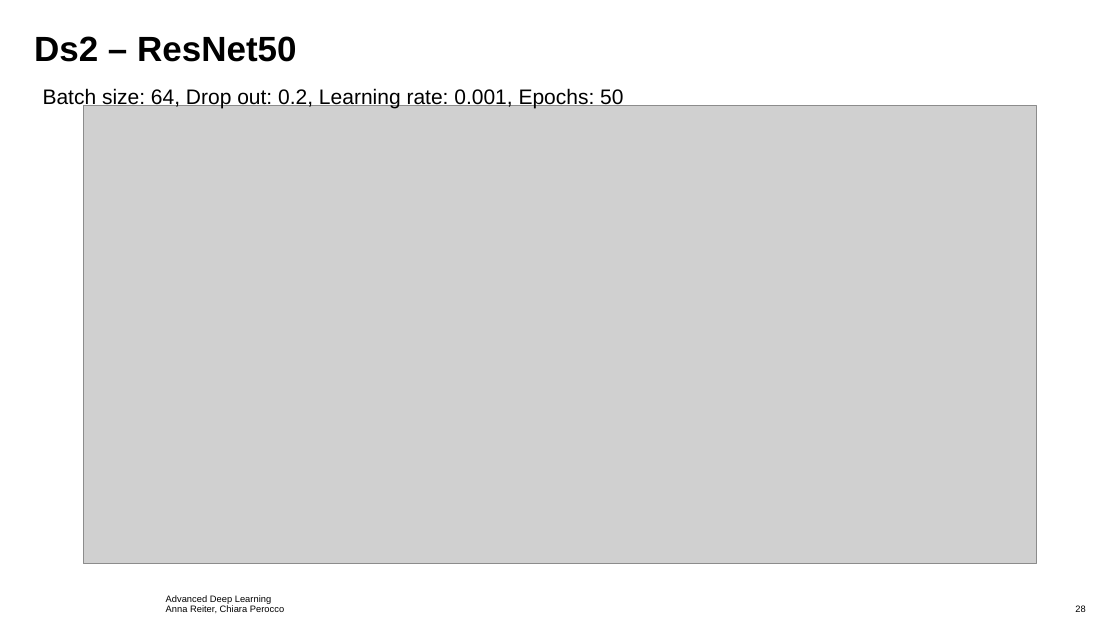
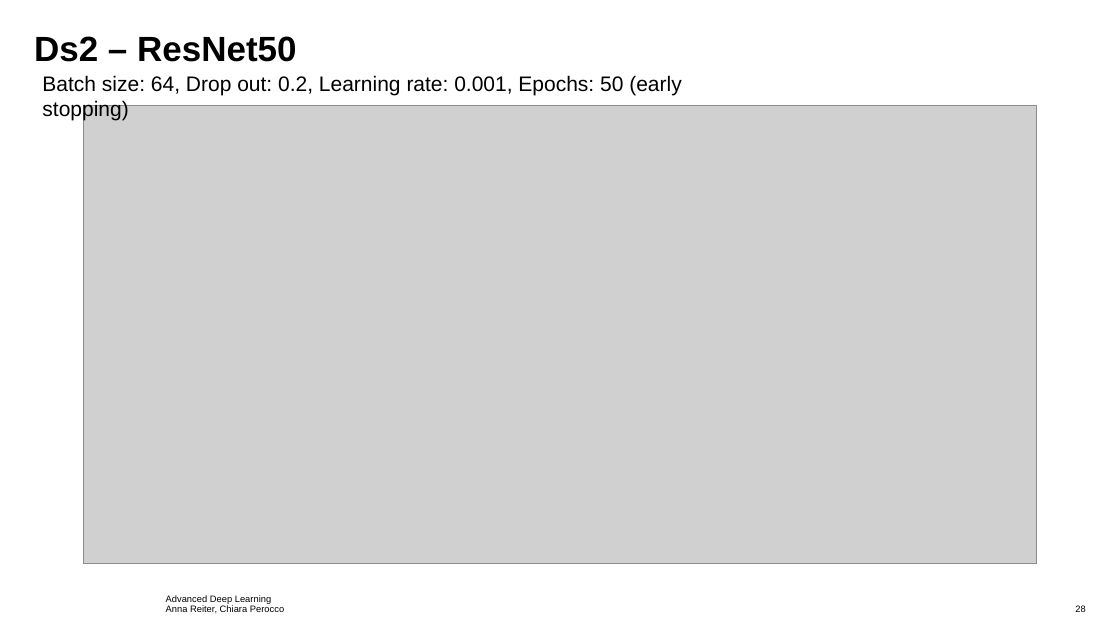
Before and after one commit to ChiaraPerocco/ADL-Project, a slide deck: slide 28 of Presentation/pres.pptx. Drawn at 1120x630 pixels with LibreOffice and Linux fonts; fonts in the diff are those of the drawing; grey boxes stand for pictures; background and template pictures are left out. Boxes give left, top, right and bottom in pixels: in the first picture for what was removed or moved away, otherwise in the second. Text is boxed around its words. In the diff, an @@ line names an element or a change of style, - is before the commit and + after.

```diff
--- a/Presentation/pres.pptx
+++ b/Presentation/pres.pptx
@@ text at (42, 75, 681, 121): text changed @@
-Batch size: 64, Drop out: 0.2, Learning rate: 0.001, Epochs: 50
+Batch size: 64, Drop out: 0.2, Learning rate: 0.001, Epochs: 50 (early stopping)
```
Also in this commit, not shown: 4 other slides changed, 10 other files.
